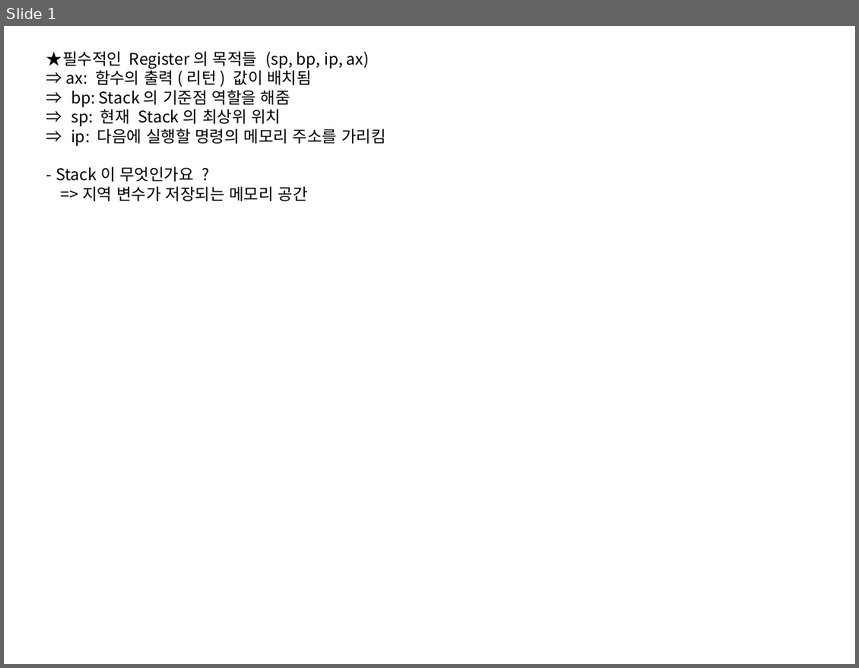
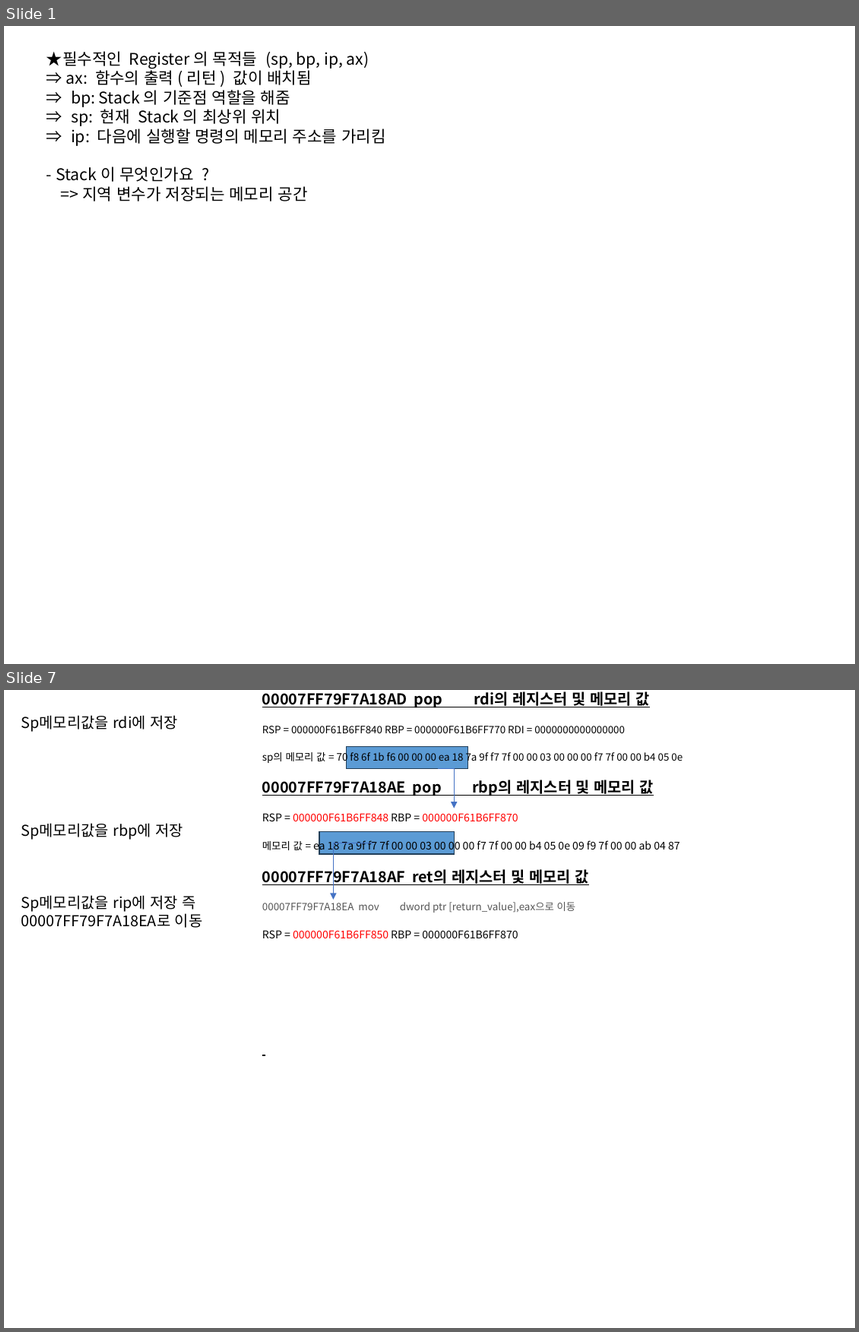
Before and after one commit to EDDI-RobotAcademy/SDC-AI-LectureNotes, a slide deck: c/junghunwoo/homework/1-2/2차 과제.odp. Shown one above the other, each under a label of ours: slide 1 before the commit, slides 1 and 7 after it; the slides between them are not shown. The pictures are 859x668 and 859x1332 pixels, drawn with LibreOffice and Linux fonts; fonts in the diff are those of the drawing. Boxes give left, top, right and bottom in pixels: in the first picture for what was removed or moved away, otherwise in the second. Text is boxed around its words. In the diff, an @@ line names an element or a change of style, - is before the commit and + after.

```diff
--- a/c/junghunwoo/homework/1-2/2차 과제.odp
+++ b/c/junghunwoo/homework/1-2/2차 과제.odp
@@ slide 7 added at box(4, 690, 855, 1328), background #FFFFFF @@
@@ text added at box(262, 692, 683, 939), 9.5 pt, text #000000 @@
+00007FF79F7A18AD pop rdi의 레지스터 및 메모리 값
+RSP = 000000F61B6FF840 RBP = 000000F61B6FF770 RDI = 0000000000000000
+sp의 메모리 값 = 70 f8 6f 1b f6 00 00 00 ea 18 7a 9f f7 7f 00 00 03 00 00 00 f7 7f 00 00 b4 05 0e
+00007FF79F7A18AE pop rbp의 레지스터 및 메모리 값
+RSP = 000000F61B6FF848 RBP = 000000F61B6FF870
+메모리 값 = ea 18 7a 9f f7 7f 00 00 03 00 00 00 f7 7f 00 00 b4 05 0e 09 f9 7f 00 00 ab 04 87
+00007FF79F7A18AF ret의 레지스터 및 메모리 값
+00007FF79F7A18EA mov dword ptr [return_value],eax으로 이동
+RSP = 000000F61B6FF850 RBP = 000000F61B6FF870
@@ text added at box(21, 715, 202, 928), 14 pt, text #000000 @@
+Sp메모리값을 rdi에 저장
+Sp메모리값을 rbp에 저장
+Sp메모리값을 rip에 저장 즉 00007FF79F7A18EA로 이동
@@ freeform shape added at box(347, 746, 468, 769), fill #5B9BD5, outline #223F59 0.99 pt @@
@@ elbow arrow added from (438, 769) to (455, 808), #4472C4 0.51 pt @@
@@ freeform shape added at box(320, 832, 455, 854), fill #5B9BD5, outline #223F59 0.99 pt @@
@@ elbow arrow added from (374, 843) to (334, 900), #4472C4 0.51 pt @@
```
Also in this commit, not shown: 4 slides changed, 1 other slide added, 1 other file.
